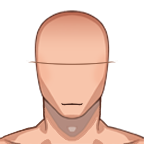
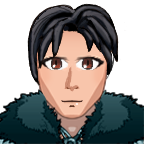
Two versions of the same layered image (144×144). Layer-by-layer changes:
hid "Layer 1", moved it out of group "Mouths" over [26, 60, 118, 65]
added group "Group 1" with 3 layers above "Hair" over [0, 3, 144, 144]
added layer "Color Fill 1" (color) in group "Group 1" over [0, 3, 144, 144]
added layer "ClothesFront" in group "Group 1" over [0, 89, 144, 144]
added layer "Layer 3" in group "Hair" over [28, 4, 125, 79]
painted on "Hair" (2nd of 2, in "Hair") over [27, 3, 126, 90]
painted on "Neutral Mouth" over [61, 100, 83, 108]
painted on "Neutral Eyes" over [36, 54, 108, 72]
painted on "Neutral Nose" over [64, 65, 80, 92]
added layer "ClothesBack" over [0, 85, 144, 144]
